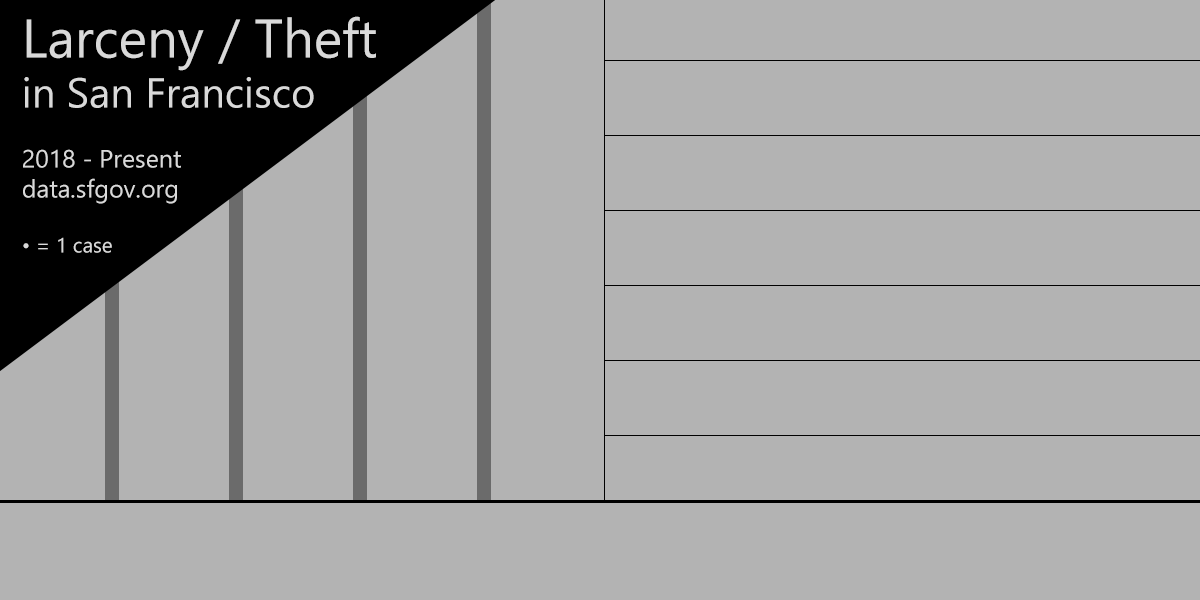
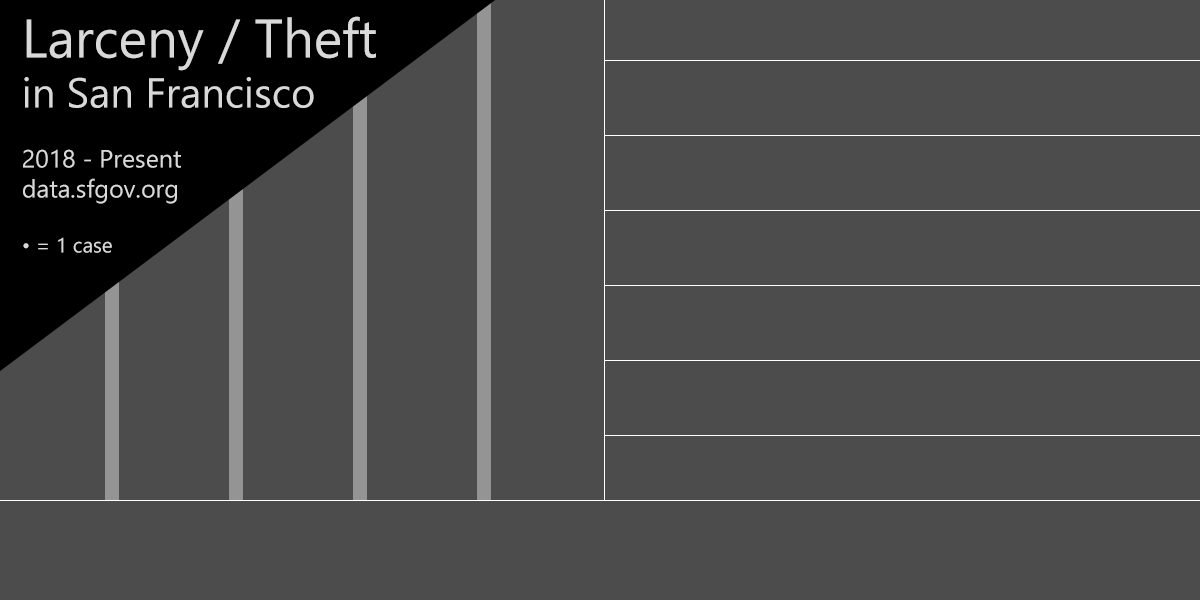
Comparing the layer stacks of the two 1200 × 600 images. Changes:
painted on "Layer 14" over (105, 3, 491, 500)
painted on "Layer 13 copy" over (0, 0, 1200, 503)
painted on "Layer 13" over (0, 0, 1200, 600)
